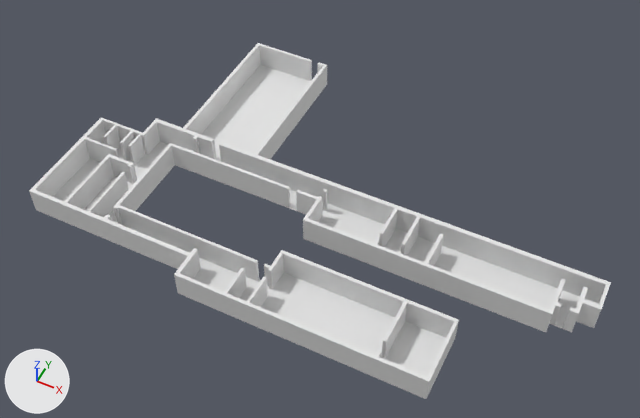
Renders of the Blender file Assets/Korpus/KorpusPrefab/1korpus.blend from each side of a commit.
The view is the same before and after, from a 50 mm lens placed at (24.8, -59.4, 70.1), pointed at (-2.5, -4.7, 1.8). Arrows for +X, +Y and +Z are at lower left; the lights stay in place. Text is drawn in Blender's own font.
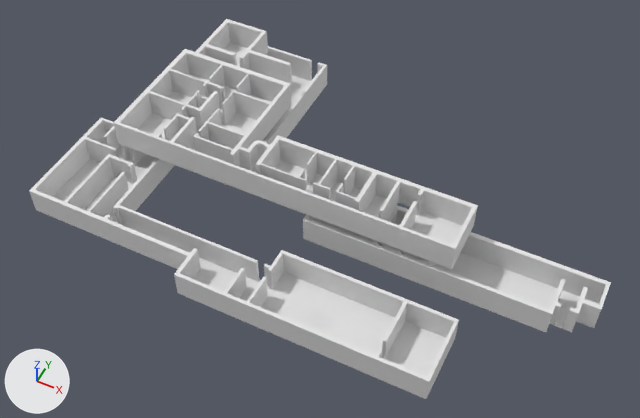
Boxes [x1, y1, x2, y2] around the edits, measured in the pictures (640 x 418 px):
'Plane.002', added: after [114, 19, 478, 269]
'Plane.001', added: after [138, 43, 462, 245]
'Text', moved: before [305, 310, 331, 329]; after [304, 309, 331, 328]

The change in detail:
Object 'Text' (ob_text) moves from (2.86, -16.09, 0.0) to (2.86, -16.09, 0.1).
Object 'Plane.002' (ob_plane_002) is new; it shows a copy of the mesh of ob_plane_002.
Its location is (0.05, 1.27, 0.0).
It gains a SOLIDIFY modifier named 'Solidify'.
Modifier setting: thickness = 3.0.
Modifier setting: offset = 1.0.
Object 'Plane.001' (ob_plane_001) is new; it shows a copy of the mesh of ob_plane_001.
Its location is (0.05, 1.27, 0.0).
